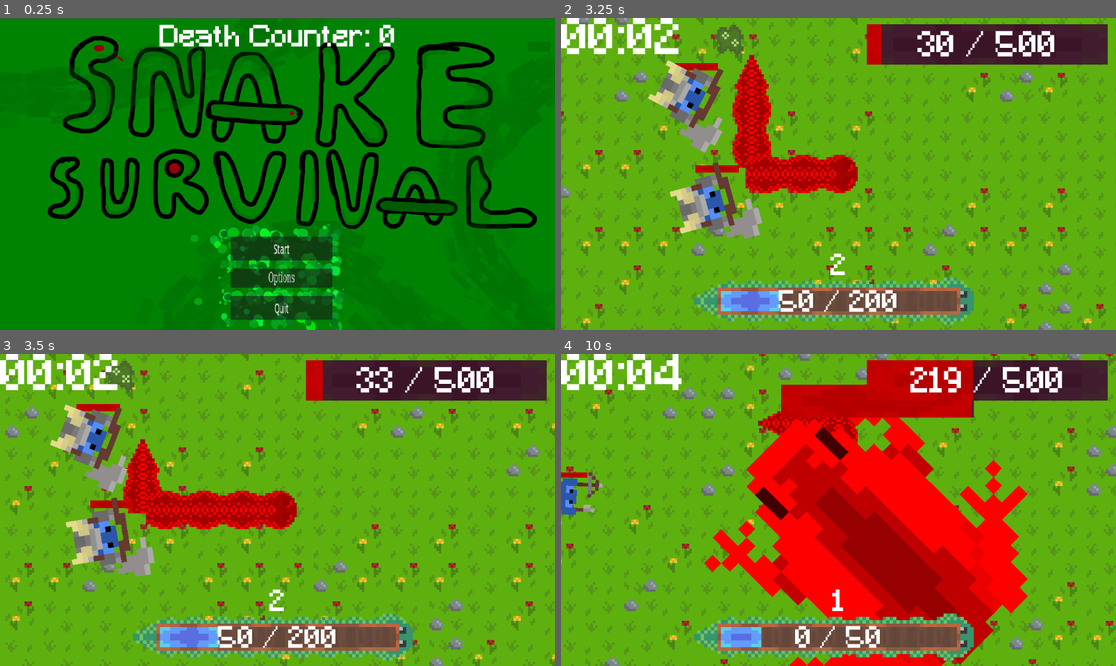
Above: before the commit, frames 1-4 (two rows, left to right).
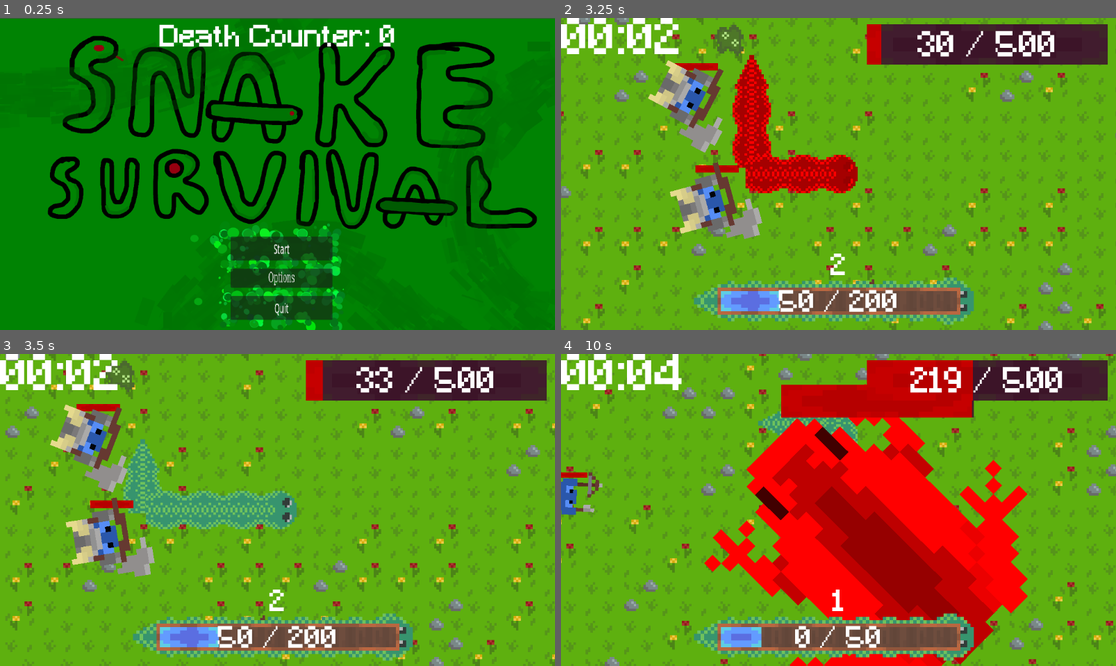
Above: after the commit, the same moments.

Repository: EdWinMaster0/ProjectSnake
Game: Godot game, scene res://scenes/Menu.tscn
The game is run twice, just before and just after one commit, with the same random seed, the same clock (stepped at 60 frames per second) and the same inputs.
Inputs (mouse positions are in pixels of both pictures, inside the frame that each line leads up to):
- Up to frame 1 (0.25 s): no input
- Up to frame 2 (3.25 s): click "Start" at 0.5 s; move the mouse to (960, 158) at 1.27 s; hold D (Right) 1.28-2.03 s; tap Space (Action) at 1.35, 2.1, 2.85 s; move the mouse to (727, 189) at 2.02 s; hold S (Down) 2.03-2.78 s; move the mouse to (894, 105) at 2.77 s; hold D (Right) from 2.78 s (still down)
- Up to frame 3 (3.5 s): keep holding D (Right)
- Up to frame 4 (10 s): move the mouse to (810, 572) at 3.52 s; release D (Right) at 3.53 s; hold Up (Up) 3.53-4.28 s; tap Space (Action) at 3.6, 4.35, 5.85, 6.6, 7.35, 8.1, 8.85, 9.6 s; move the mouse to (1005, 556) at 4.27 s; hold A (Left) 4.28-5 s; click "Play Again" at 5 s; move the mouse to (672, 463) at 5.77 s; hold A (Left) 5.78-6.53 s; move the mouse to (866, 510) at 6.52 s; hold S (Down) 6.53-7.28 s; move the mouse to (755, 432) at 7.27 s; hold D (Right) 7.28-8.03 s; move the mouse to (960, 494) at 8.02 s; hold Up (Up) 8.03-8.78 s; move the mouse to (727, 525) at 8.77 s; hold D (Right) 8.78-9.53 s; move the mouse to (894, 441) at 9.52 s; hold S (Down) from 9.53 s (still down)

Frames 1-2 are identical in both runs. In frame 3, 4.0% of the frame differs, in the area x 22-54%, y 27-57%; in frame 4, 0.7%.

Commit message:
Add files via upload
Added comments to 50% of the enemy.gd code

Diff:
--- a/snake-survivors/scenes/Enemy.tscn
+++ b/snake-survivors/scenes/Enemy.tscn
@@ -4,6 +4,21 @@
 [ext_resource type="Script" path="res://scenes/enemy.gd" id="1_swfbk"]
 [ext_resource type="Texture2D" uid="uid://dy1ssnj0pn7tm" path="res://assets/Sprite-0002.png" id="3_fni3s"]
 
+[sub_resource type="Animation" id="Animation_540tt"]
+length = 0.001
+tracks/0/type = "value"
+tracks/0/imported = false
+tracks/0/enabled = true
+tracks/0/path = NodePath("ShieldSprite:rotation")
+tracks/0/interp = 1
+tracks/0/loop_wrap = true
+tracks/0/keys = {
+"times": PackedFloat32Array(0),
+"transitions": PackedFloat32Array(1),
+"update": 0,
+"values": [-1.5708]
+}
+
 [sub_resource type="Animation" id="Animation_yyj5e"]
 resource_name = "shield"
 length = 2.0
@@ -18,21 +33,6 @@
 "transitions": PackedFloat32Array(1, 1, 1, 1, 1),
 "update": 0,
 "values": [0.0, 1.5708, 3.14159, 4.71239, 6.28319]
-}
-
-[sub_resource type="Animation" id="Animation_540tt"]
-length = 0.001
-tracks/0/type = "value"
-tracks/0/imported = false
-tracks/0/enabled = true
-tracks/0/path = NodePath("ShieldSprite:rotation")
-tracks/0/interp = 1
-tracks/0/loop_wrap = true
-tracks/0/keys = {
-"times": PackedFloat32Array(0),
-"transitions": PackedFloat32Array(1),
-"update": 0,
-"values": [-1.5708]
 }
 
 [sub_resource type="AnimationLibrary" id="AnimationLibrary_psgvq"]
@@ -47,8 +47,272 @@
 [sub_resource type="CircleShape2D" id="CircleShape2D_fgxm1"]
 radius = 36.0
 
-[sub_resource type="Animation" id="Animation_qq41l"]
-resource_name = "boss_idle"
+[sub_resource type="Animation" id="Animation_mqi35"]
+length = 0.001
+tracks/0/type = "value"
+tracks/0/imported = false
+tracks/0/enabled = true
+tracks/0/path = NodePath("Sprite2D:vframes")
+tracks/0/interp = 1
+tracks/0/loop_wrap = true
+tracks/0/keys = {
+"times": PackedFloat32Array(0),
+"transitions": PackedFloat32Array(1),
+"update": 1,
+"values": [10]
+}
+tracks/1/type = "value"
+tracks/1/imported = false
+tracks/1/enabled = true
+tracks/1/path = NodePath("Sprite2D:frame")
+tracks/1/interp = 1
+tracks/1/loop_wrap = true
+tracks/1/keys = {
+"times": PackedFloat32Array(0),
+"transitions": PackedFloat32Array(1),
+"update": 1,
+"values": [8]
+}
+tracks/2/type = "value"
+tracks/2/imported = false
+tracks/2/enabled = true
+tracks/2/path = NodePath("Sprite2D:hframes")
+tracks/2/interp = 1
+tracks/2/loop_wrap = true
+tracks/2/keys = {
+"times": PackedFloat32Array(0),
+"transitions": PackedFloat32Array(1),
+"update": 1,
+"values": [4]
+}
+tracks/3/type = "value"
+tracks/3/imported = false
+tracks/3/enabled = true
+tracks/3/path = NodePath("Sprite2D:scale")
+tracks/3/interp = 1
+tracks/3/loop_wrap = true
+tracks/3/keys = {
+"times": PackedFloat32Array(0),
+"transitions": PackedFloat32Array(1),
+"update": 0,
+"values": [Vector2(2.5, 2.5)]
+}
+tracks/4/type = "value"
+tracks/4/imported = false
+tracks/4/enabled = true
+tracks/4/path = NodePath("Sprite2D:position")
+tracks/4/interp = 1
+tracks/4/loop_wrap = true
+tracks/4/keys = {
+"times": PackedFloat32Array(0),
+"transitions": PackedFloat32Array(1),
+"update": 0,
+"values": [Vector2(-0.666667, 0)]
+}
+tracks/5/type = "value"
+tracks/5/imported = false
+tracks/5/enabled = true
+tracks/5/path = NodePath(".:scale")
+tracks/5/interp = 1
+tracks/5/loop_wrap = true
+tracks/5/keys = {
+"times": PackedFloat32Array(0),
+"transitions": PackedFloat32Array(1),
+"update": 0,
+"values": [Vector2(1.5, 1.5)]
+}
+
+[sub_resource type="Animation" id="Animation_1dxcr"]
+resource_name = "archer_idle"
+tracks/0/type = "value"
+tracks/0/imported = false
+tracks/0/enabled = true
+tracks/0/path = NodePath("Sprite2D:vframes")
+tracks/0/interp = 1
+tracks/0/loop_wrap = true
+tracks/0/keys = {
+"times": PackedFloat32Array(0),
+"transitions": PackedFloat32Array(1),
+"update": 1,
+"values": [20]
+}
+tracks/1/type = "value"
+tracks/1/imported = false
+tracks/1/enabled = true
+tracks/1/path = NodePath("Sprite2D:hframes")
+tracks/1/interp = 1
+tracks/1/loop_wrap = true
+tracks/1/keys = {
+"times": PackedFloat32Array(0),
+"transitions": PackedFloat32Array(1),
+"update": 1,
+"values": [4]
+}
+tracks/2/type = "value"
+tracks/2/imported = false
+tracks/2/enabled = true
+tracks/2/path = NodePath("Sprite2D:frame")
+tracks/2/interp = 1
+tracks/2/loop_wrap = true
+tracks/2/keys = {
+"times": PackedFloat32Array(0),
+"transitions": PackedFloat32Array(1),
+"update": 1,
+"values": [29]
+}
+tracks/3/type = "value"
+tracks/3/imported = false
+tracks/3/enabled = true
+tracks/3/path = NodePath("Sprite2D:scale")
+tracks/3/interp = 1
+tracks/3/loop_wrap = true
+tracks/3/keys = {
+"times": PackedFloat32Array(0),
+"transitions": PackedFloat32Array(1),
+"update": 0,
+"values": [Vector2(5, 5)]
+}
+tracks/4/type = "value"
+tracks/4/imported = false
+tracks/4/enabled = true
+tracks/4/path = NodePath("Sprite2D:position")
+tracks/4/interp = 1
+tracks/4/loop_wrap = true
+tracks/4/keys = {
+"times": PackedFloat32Array(0),
+"transitions": PackedFloat32Array(1),
+"update": 0,
+"values": [Vector2(0, 0)]
+}
+
+[sub_resource type="Animation" id="Animation_inpsf"]
+resource_name = "axe_II_idle"
+tracks/0/type = "value"
+tracks/0/imported = false
+tracks/0/enabled = true
+tracks/0/path = NodePath("Sprite2D:vframes")
+tracks/0/interp = 1
+tracks/0/loop_wrap = true
+tracks/0/keys = {
+"times": PackedFloat32Array(0),
+"transitions": PackedFloat32Array(1),
+"update": 1,
+"values": [20]
+}
+tracks/1/type = "value"
+tracks/1/imported = false
+tracks/1/enabled = true
+tracks/1/path = NodePath("Sprite2D:hframes")
+tracks/1/interp = 1
+tracks/1/loop_wrap = true
+tracks/1/keys = {
+"times": PackedFloat32Array(0),
+"transitions": PackedFloat32Array(1),
+"update": 1,
+"values": [4]
+}
+tracks/2/type = "value"
+tracks/2/imported = false
+tracks/2/enabled = true
+tracks/2/path = NodePath("Sprite2D:frame")
+tracks/2/interp = 1
+tracks/2/loop_wrap = true
+tracks/2/keys = {
+"times": PackedFloat32Array(0),
+"transitions": PackedFloat32Array(1),
+"update": 1,
+"values": [30]
+}
+tracks/3/type = "value"
+tracks/3/imported = false
+tracks/3/enabled = true
+tracks/3/path = NodePath("Sprite2D:scale")
+tracks/3/interp = 1
+tracks/3/loop_wrap = true
+tracks/3/keys = {
+"times": PackedFloat32Array(0),
+"transitions": PackedFloat32Array(1),
+"update": 0,
+"values": [Vector2(5, 5)]
+}
+tracks/4/type = "value"
+tracks/4/imported = false
+tracks/4/enabled = true
+tracks/4/path = NodePath("Sprite2D:position")
+tracks/4/interp = 1
+tracks/4/loop_wrap = true
+tracks/4/keys = {
+"times": PackedFloat32Array(0, 0.0001),
+"transitions": PackedFloat32Array(1, 1),
+"update": 0,
+"values": [Vector2(0, 0), Vector2(0, 0)]
+}
+
+[sub_resource type="Animation" id="Animation_2xy6m"]
+resource_name = "axe_idle"
+tracks/0/type = "value"
+tracks/0/imported = false
+tracks/0/enabled = true
+tracks/0/path = NodePath("Sprite2D:vframes")
+tracks/0/interp = 1
+tracks/0/loop_wrap = true
+tracks/0/keys = {
+"times": PackedFloat32Array(0),
+"transitions": PackedFloat32Array(1),
+"update": 1,
+"values": [20]
+}
+tracks/1/type = "value"
+tracks/1/imported = false
+tracks/1/enabled = true
+tracks/1/path = NodePath("Sprite2D:hframes")
+tracks/1/interp = 1
+tracks/1/loop_wrap = true
+tracks/1/keys = {
+"times": PackedFloat32Array(0),
+"transitions": PackedFloat32Array(1),
+"update": 1,
+"values": [4]
+}
+tracks/2/type = "value"
+tracks/2/imported = false
+tracks/2/enabled = true
+tracks/2/path = NodePath("Sprite2D:frame")
+tracks/2/interp = 1
+tracks/2/loop_wrap = true
+tracks/2/keys = {
+"times": PackedFloat32Array(0),
+"transitions": PackedFloat32Array(1),
+"update": 1,
+"values": [28]
+}
+tracks/3/type = "value"
+tracks/3/imported = false
+tracks/3/enabled = true
+tracks/3/path = NodePath("Sprite2D:scale")
+tracks/3/interp = 1
+tracks/3/loop_wrap = true
+tracks/3/keys = {
+"times": PackedFloat32Array(0),
+"transitions": PackedFloat32Array(1),
+"update": 0,
+"values": [Vector2(5, 5)]
+}
+tracks/4/type = "value"
+tracks/4/imported = false
+tracks/4/enabled = true
+tracks/4/path = NodePath("Sprite2D:position")
+tracks/4/interp = 1
+tracks/4/loop_wrap = true
+tracks/4/keys = {
+"times": PackedFloat32Array(0, 0.0001),
+"transitions": PackedFloat32Array(1, 1),
+"update": 0,
+"values": [Vector2(0, 0), Vector2(0, 0)]
+}
+
+[sub_resource type="Animation" id="Animation_bl8qd"]
+resource_name = "boss_hop"
 tracks/0/type = "value"
 tracks/0/imported = false
 tracks/0/enabled = true
@@ -80,10 +344,10 @@
 tracks/2/interp = 1
 tracks/2/loop_wrap = true
 tracks/2/keys = {
-"times": PackedFloat32Array(0),
-"transitions": PackedFloat32Array(1),
-"update": 1,
-"values": [8]
+"times": PackedFloat32Array(0, 0.0333333, 0.966667),
+"transitions": PackedFloat32Array(1, 1, 1.07177),
+"update": 1,
+"values": [8, 9, 8]
 }
 tracks/3/type = "value"
 tracks/3/imported = false
@@ -104,73 +368,10 @@
 tracks/4/interp = 1
 tracks/4/loop_wrap = true
 tracks/4/keys = {
-"times": PackedFloat32Array(0),
-"transitions": PackedFloat32Array(1),
-"update": 0,
-"values": [Vector2(-0.666667, 0)]
-}
-
-[sub_resource type="Animation" id="Animation_mqi35"]
-length = 0.001
-tracks/0/type = "value"
-tracks/0/imported = false
-tracks/0/enabled = true
-tracks/0/path = NodePath("Sprite2D:vframes")
-tracks/0/interp = 1
-tracks/0/loop_wrap = true
-tracks/0/keys = {
-"times": PackedFloat32Array(0),
-"transitions": PackedFloat32Array(1),
-"update": 1,
-"values": [10]
-}
-tracks/1/type = "value"
-tracks/1/imported = false
-tracks/1/enabled = true
-tracks/1/path = NodePath("Sprite2D:frame")
-tracks/1/interp = 1
-tracks/1/loop_wrap = true
-tracks/1/keys = {
-"times": PackedFloat32Array(0),
-"transitions": PackedFloat32Array(1),
-"update": 1,
-"values": [8]
-}
-tracks/2/type = "value"
-tracks/2/imported = false
-tracks/2/enabled = true
-tracks/2/path = NodePath("Sprite2D:hframes")
-tracks/2/interp = 1
-tracks/2/loop_wrap = true
-tracks/2/keys = {
-"times": PackedFloat32Array(0),
-"transitions": PackedFloat32Array(1),
-"update": 1,
-"values": [4]
-}
-tracks/3/type = "value"
-tracks/3/imported = false
-tracks/3/enabled = true
-tracks/3/path = NodePath("Sprite2D:scale")
-tracks/3/interp = 1
-tracks/3/loop_wrap = true
-tracks/3/keys = {
-"times": PackedFloat32Array(0),
-"transitions": PackedFloat32Array(1),
-"update": 0,
-"values": [Vector2(2.5, 2.5)]
-}
-tracks/4/type = "value"
-tracks/4/imported = false
-tracks/4/enabled = true
-tracks/4/path = NodePath("Sprite2D:position")
-tracks/4/interp = 1
-tracks/4/loop_wrap = true
-tracks/4/keys = {
-"times": PackedFloat32Array(0),
-"transitions": PackedFloat32Array(1),
-"update": 0,
-"values": [Vector2(-0.666667, 0)]
+"times": PackedFloat32Array(0, 0.0333333, 0.966667, 1),
+"transitions": PackedFloat32Array(1000, 1000, 0.0001, 1),
+"update": 0,
+"values": [Vector2(-0.666667, 0), Vector2(-10.667, 0), Vector2(-10.667, 0), Vector2(-0.666667, 0)]
 }
 tracks/5/type = "value"
 tracks/5/imported = false
@@ -179,77 +380,14 @@
 tracks/5/interp = 1
 tracks/5/loop_wrap = true
 tracks/5/keys = {
-"times": PackedFloat32Array(0),
-"transitions": PackedFloat32Array(1),
-"update": 0,
-"values": [Vector2(1.5, 1.5)]
-}
-
-[sub_resource type="Animation" id="Animation_2xy6m"]
-resource_name = "axe_idle"
-tracks/0/type = "value"
-tracks/0/imported = false
-tracks/0/enabled = true
-tracks/0/path = NodePath("Sprite2D:vframes")
-tracks/0/interp = 1
-tracks/0/loop_wrap = true
-tracks/0/keys = {
-"times": PackedFloat32Array(0),
-"transitions": PackedFloat32Array(1),
-"update": 1,
-"values": [20]
-}
-tracks/1/type = "value"
-tracks/1/imported = false
-tracks/1/enabled = true
-tracks/1/path = NodePath("Sprite2D:hframes")
-tracks/1/interp = 1
-tracks/1/loop_wrap = true
-tracks/1/keys = {
-"times": PackedFloat32Array(0),
-"transitions": PackedFloat32Array(1),
-"update": 1,
-"values": [4]
-}
-tracks/2/type = "value"
-tracks/2/imported = false
-tracks/2/enabled = true
-tracks/2/path = NodePath("Sprite2D:frame")
-tracks/2/interp = 1
-tracks/2/loop_wrap = true
-tracks/2/keys = {
-"times": PackedFloat32Array(0),
-"transitions": PackedFloat32Array(1),
-"update": 1,
-"values": [28]
-}
-tracks/3/type = "value"
-tracks/3/imported = false
-tracks/3/enabled = true
-tracks/3/path = NodePath("Sprite2D:scale")
-tracks/3/interp = 1
-tracks/3/loop_wrap = true
-tracks/3/keys = {
-"times": PackedFloat32Array(0),
-"transitions": PackedFloat32Array(1),
-"update": 0,
-"values": [Vector2(5, 5)]
-}
-tracks/4/type = "value"
-tracks/4/imported = false
-tracks/4/enabled = true
-tracks/4/path = NodePath("Sprite2D:position")
-tracks/4/interp = 1
-tracks/4/loop_wrap = true
-tracks/4/keys = {
-"times": PackedFloat32Array(0, 0.0001),
-"transitions": PackedFloat32Array(1, 1),
-"update": 0,
-"values": [Vector2(0, 0), Vector2(0, 0)]
-}
-
-[sub_resource type="Animation" id="Animation_bl8qd"]
-resource_name = "boss_hop"
+"times": PackedFloat32Array(0, 0.533333, 1),
+"transitions": PackedFloat32Array(0.277392, 0.482968, 0.225313),
+"update": 0,
+"values": [Vector2(10, 10), Vector2(12, 12), Vector2(10, 10)]
+}
+
+[sub_resource type="Animation" id="Animation_qq41l"]
+resource_name = "boss_idle"
 tracks/0/type = "value"
 tracks/0/imported = false
 tracks/0/enabled = true
@@ -281,10 +419,10 @@
 tracks/2/interp = 1
 tracks/2/loop_wrap = true
 tracks/2/keys = {
-"times": PackedFloat32Array(0, 0.0333333, 0.966667),
-"transitions": PackedFloat32Array(1, 1, 1.07177),
-"update": 1,
-"values": [8, 9, 8]
+"times": PackedFloat32Array(0),
+"transitions": PackedFloat32Array(1),
+"update": 1,
+"values": [8]
 }
 tracks/3/type = "value"
 tracks/3/imported = false
@@ -305,148 +443,10 @@
 tracks/4/interp = 1
 tracks/4/loop_wrap = true
 tracks/4/keys = {
-"times": PackedFloat32Array(0, 0.0333333, 0.966667, 1),
-"transitions": PackedFloat32Array(1000, 1000, 0.0001, 1),
-"update": 0,
-"values": [Vector2(-0.666667, 0), Vector2(-10.667, 0), Vector2(-10.667, 0), Vector2(-0.666667, 0)]
-}
-tracks/5/type = "value"
-tracks/5/imported = false
-tracks/5/enabled = true
-tracks/5/path = NodePath(".:scale")
-tracks/5/interp = 1
-tracks/5/loop_wrap = true
-tracks/5/keys = {
-"times": PackedFloat32Array(0, 0.533333, 1),
-"transitions": PackedFloat32Array(0.277392, 0.482968, 0.225313),
-"update": 0,
-"values": [Vector2(10, 10), Vector2(12, 12), Vector2(10, 10)]
-}
-
-[sub_resource type="Animation" id="Animation_inpsf"]
-resource_name = "axe_II_idle"
-tracks/0/type = "value"
-tracks/0/imported = false
-tracks/0/enabled = true
-tracks/0/path = NodePath("Sprite2D:vframes")
-tracks/0/interp = 1
-tracks/0/loop_wrap = true
-tracks/0/keys = {
-"times": PackedFloat32Array(0),
-"transitions": PackedFloat32Array(1),
-"update": 1,
-"values": [20]
-}
-tracks/1/type = "value"
-tracks/1/imported = false
-tracks/1/enabled = true
-tracks/1/path = NodePath("Sprite2D:hframes")
-tracks/1/interp = 1
-tracks/1/loop_wrap = true
-tracks/1/keys = {
-"times": PackedFloat32Array(0),
-"transitions": PackedFloat32Array(1),
-"update": 1,
-"values": [4]
-}
-tracks/2/type = "value"
-tracks/2/imported = false
-tracks/2/enabled = true
-tracks/2/path = NodePath("Sprite2D:frame")
-tracks/2/interp = 1
-tracks/2/loop_wrap = true
-tracks/2/keys = {
-"times": PackedFloat32Array(0),
-"transitions": PackedFloat32Array(1),
-"update": 1,
-"values": [30]
-}
-tracks/3/type = "value"
-tracks/3/imported = false
-tracks/3/enabled = true
-tracks/3/path = NodePath("Sprite2D:scale")
-tracks/3/interp = 1
-tracks/3/loop_wrap = true
-tracks/3/keys = {
-"times": PackedFloat32Array(0),
-"transitions": PackedFloat32Array(1),
-"update": 0,
-"values": [Vector2(5, 5)]
-}
-tracks/4/type = "value"
-tracks/4/imported = false
-tracks/4/enabled = true
-tracks/4/path = NodePath("Sprite2D:position")
-tracks/4/interp = 1
-tracks/4/loop_wrap = true
-tracks/4/keys = {
-"times": PackedFloat32Array(0, 0.0001),
-"transitions": PackedFloat32Array(1, 1),
-"update": 0,
-"values": [Vector2(0, 0), Vector2(0, 0)]
-}
-
-[sub_resource type="Animation" id="Animation_1dxcr"]
-resource_name = "archer_idle"
-tracks/0/type = "value"
-tracks/0/imported = false
-tracks/0/enabled = true
-tracks/0/path = NodePath("Sprite2D:vframes")
-tracks/0/interp = 1
-tracks/0/loop_wrap = true
-tracks/0/keys = {
-"times": PackedFloat32Array(0),
-"transitions": PackedFloat32Array(1),
-"update": 1,
-"values": [20]
-}
-tracks/1/type = "value"
-tracks/1/imported = false
-tracks/1/enabled = true
-tracks/1/path = NodePath("Sprite2D:hframes")
-tracks/1/interp = 1
-tracks/1/loop_wrap = true
-tracks/1/keys = {
-"times": PackedFloat32Array(0),
-"transitions": PackedFloat32Array(1),
-"update": 1,
-"values": [4]
-}
-tracks/2/type = "value"
-tracks/2/imported = false
-tracks/2/enabled = true
-tracks/2/path = NodePath("Sprite2D:frame")
-tracks/2/interp = 1
-tracks/2/loop_wrap = true
-tracks/2/keys = {
-"times": PackedFloat32Array(0),
-"transitions": PackedFloat32Array(1),
-"update": 1,
-"values": [29]
-}
-tracks/3/type = "value"
-tracks/3/imported = false
-tracks/3/enabled = true
-tracks/3/path = NodePath("Sprite2D:scale")
-tracks/3/interp = 1
-tracks/3/loop_wrap = true
-tracks/3/keys = {
-"times": PackedFloat32Array(0),
-"transitions": PackedFloat32Array(1),
-"update": 0,
-"values": [Vector2(5, 5)]
-}
-tracks/4/type = "value"
-tracks/4/imported = false
-tracks/4/enabled = true
-tracks/4/path = NodePath("Sprite2D:position")
-tracks/4/interp = 1
-tracks/4/loop_wrap = true
-tracks/4/keys = {
-"times": PackedFloat32Array(0),
-"transitions": PackedFloat32Array(1),
-"update": 0,
-"values": [Vector2(0, 0)]
+"times": PackedFloat32Array(0),
+"transitions": PackedFloat32Array(1),
+"update": 0,
+"values": [Vector2(-0.666667, 0)]
 }
 
 [sub_resource type="AnimationLibrary" id="AnimationLibrary_6i7mr"]
--- a/snake-survivors/scenes/enemy.gd
+++ b/snake-survivors/scenes/enemy.gd
@@ -42,17 +42,21 @@
 	cooldown = max_cooldown
 
 func _physics_process(delta):
+	# This makes the dot effect stay after leaving the puddle
 	if dot_linger > 0:
 		dot_linger -= delta
 	else:
 		has_dot = false
+	# Slows the enemy, multiplies the enemy speed by slow_factor
 	if is_slow:
 		speed = GlobalVariables.slow_factor * base_speed
 	else:
 		speed = base_speed
+	# Makes the dot effect deal damage every frame
 	if has_dot:
 		health -= 1 * Engine.time_scale * GlobalVariables.poison_potency
 	prog.value = (((prog.max_value - prog.min_value) / max_health) * health) + prog.min_value
+	# This is for the axe II enemy, which stops, then charges at the player
 	if is_enraged:
 		speed *= enraged_factor
 
@@ -61,7 +65,9 @@
 	# Calculate the target position
 	target_position = (player_position - position).normalized()
 
+	# Calculate velocity
 	velocity = target_position * speed
+	# Activate the ai of the enemy that was randomly selected in main_map_1.gd
 	if is_boss:
 		boss_I_ai(delta)
 	elif ai_num == 0:
@@ -71,52 +77,55 @@
 	elif ai_num == 2:
 		axe_II_ai(delta)
 
+	# Show shield animation
 	if has_shield:
 		$Sprite2D/ShieldSprite.show()
 		$Sprite2D/AnimationPlayer.play("shield")
 	else:
 		$Sprite2D/ShieldSprite.hide()
 
+	# Give xp after enemy dies
 	if health <= 0:
+		# Amount based on enemy damage
 		GlobalVariables.exp += int(damage)
+		# Keep giving levels and subtracting the xp cap from the current xp until xp is less than the xp cap
 		while GlobalVariables.exp >= GlobalVariables.exp_cap:
 			GlobalVariables.exp -= GlobalVariables.exp_cap
 			GlobalVariables.level += 1
+			# Ramping xp cap
 			GlobalVariables.exp_cap = pow(GlobalVariables.level, 2) * 50
+		# If the boss dies, make the rain go away
 		if is_boss:
 			get_parent().is_raining = false
 		queue_free()
 
 
-
+# Attacking cooldown for the enemies
 func _on_timer_timeout() -> void:
 	can_hit= true
+	# Make the player red when hit
 	player.modulate = Color(1, 1, 1)
 	tail.modulate = Color(1, 1, 1)
+	# Segments too
 	for i in range(player.segments.size()):
 		player.segments[i].get_child(0).modulate = Color(1, 1, 1)
+	# Checks every time the enemy hurtbox enters, if the timer is up
 	if isin == true:
-		if can_hit:
-			$Hurtbox/Timer.start()
-			can_hit = false
-			GlobalVariables.health -= damage/GlobalVariables.defense
-			player.modulate = Color(3, 0, 0)
-			tail.modulate = Color(3, 0, 0)
-			for i in range(player.segments.size()):
-				player.segments[i].get_child(0).modulate = Color(3, 0, 0)
+		# Deals damage
+		deal_damage(GlobalVariables.defense * GlobalVariables.scale_toughness)
 
 func deal_damage(def:float):
-	isin = true
+	# Enemy stops to damage the player
 	can_move = false
 	if can_hit:
+		# Start cooldown
 		$Hurtbox/Timer.start()
-		player.stay_red_counter = 60
+		# Make player red for X Ticks
+		player.stay_red_counter = 30
+		# Can't hit until time's up
 		can_hit = false
+		# Deal damage
 		GlobalVariables.health -= int(damage/def)
-		player.modulate = Color(3, 0, 0)
-		tail.modulate = Color(3, 0, 0)
-		for i in range(player.segments.size()):
-			player.segments[i].get_child(0).modulate = Color(3, 0, 0)
 
 
 var is_hurtbox_active = true
Not shown, added: snake-survivors/assets/Music/Metal_2.flp
